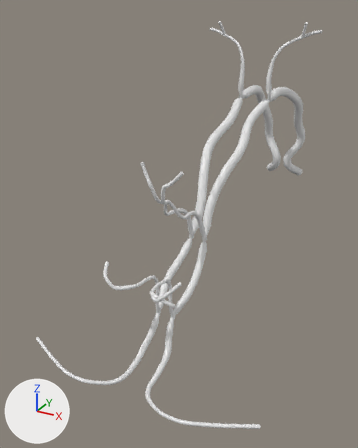
The glTF model public/assets/skullbase/sb_callosomarginal_artery.glb: old version first, new version second.
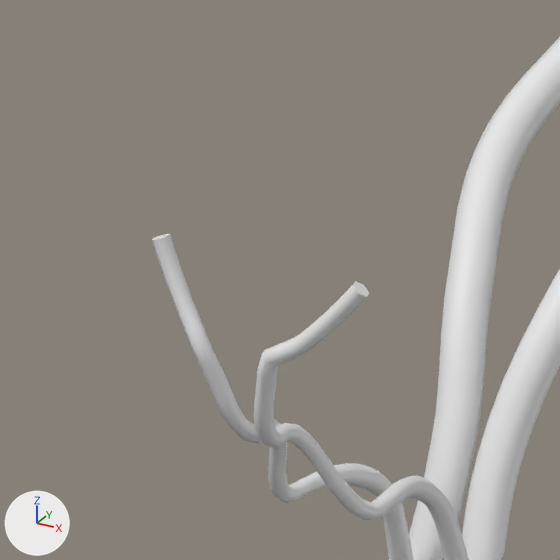
The first picture shows the older version from a 50 mm lens placed at (36.4, -150.0, 54.3), pointed at (-6.4, -72.2, 15.4). The close-ups show the older and then the newer version on the part from 31% to 62% of the width and 26% to 51% of the height of that picture. Only the edits that show in the close-ups are written down. The lights are fixed; the arrows at lower left show +X, +Y and +Z. Vertices at exactly the same position are counted once.

Names of what the first close-up shows: 'L', 'R'.
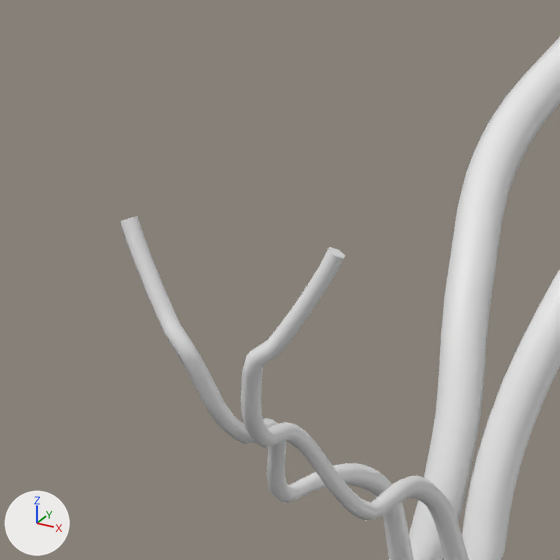
Where the change shows, as pixel boxes [x1, y1, x2, y2] in the close-ups (560 x 560 px; the box of a moved part takes in the faces that stretch with it):
'L', reshaped, moved
    before: [152, 37, 560, 560]
    after: [120, 37, 560, 560]
'R', reshaped, moved, rescaled
    before: [254, 269, 560, 560]
    after: [241, 247, 560, 560]
part 1 of me_l, moved or reshaped
    before: [152, 234, 253, 439]
    after: [120, 216, 252, 444]
part 2 of me_r, moved or reshaped
    before: [254, 281, 369, 444]
    after: [241, 247, 346, 448]

Diff of the bpy script that builds the scene:
```diff
--- a/public/assets/skullbase/sb_callosomarginal_artery.glb.py
+++ b/public/assets/skullbase/sb_callosomarginal_artery.glb.py
@@ me_l @@
 me_l.from_pydata(...)  # 1756 vertices, 3488 faces; spans x -0.27..0.27, y -1.0..1.0, z -0.68..0.68
 # used by ob_l; location = (-10.55, -63.82, 25.01); scale = (38.8, 38.8, 38.8)
+# me_l part 1: 70 of 1756 vertices moved; they spanned x 0.19..0.27, y -0.7..-0.67, z 0.06..0.21 and now span x 0.18..0.27, y -0.72..-0.67, z 0.05..0.22; mean shift (0.0, -0.02, -0.01); largest move (0.2, -0.68, 0.21) -> (0.19, -0.7, 0.22)
@@ me_r @@
 me_r.from_pydata(...)  # 1756 vertices, 3488 faces; spans x -0.27..0.27, y -1.0..1.0, z -0.68..0.68
 # used by ob_r; location = (10.58, -63.86, 25.0); scale = (38.8, 38.8, 38.8)
+# me_r part 2: 76 of 1756 vertices moved; they spanned x -0.27..-0.16, y -0.7..-0.67, z 0.06..0.2 and now span x -0.27..-0.17, y -0.72..-0.67, z 0.05..0.22; mean shift (-0.01, -0.02, 0.0); largest move (-0.16, -0.68, 0.19) -> (-0.17, -0.69, 0.22)
@@ ob_l @@
 ob_l = bpy.data.objects.new('L', me_l)
-ob_l.location = (-10.55, -63.82, 25.01)
+ob_l.location = (-10.55, -63.81, 25.03)
 ob_l.scale = (38.8, 38.8, 38.8)
@@ ob_r @@
 ob_r = bpy.data.objects.new('R', me_r)
-ob_r.location = (10.58, -63.86, 25.0)
+ob_r.location = (10.57, -63.85, 25.03)
 ob_r.scale = (38.8, 38.8, 38.8)
```
